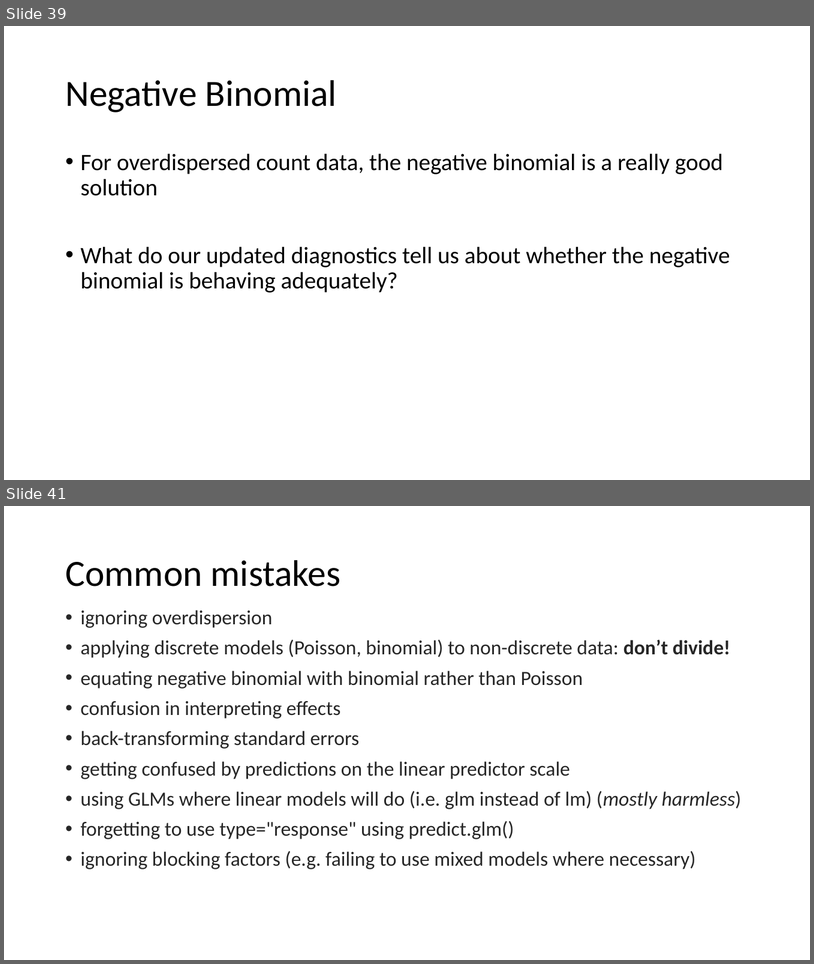
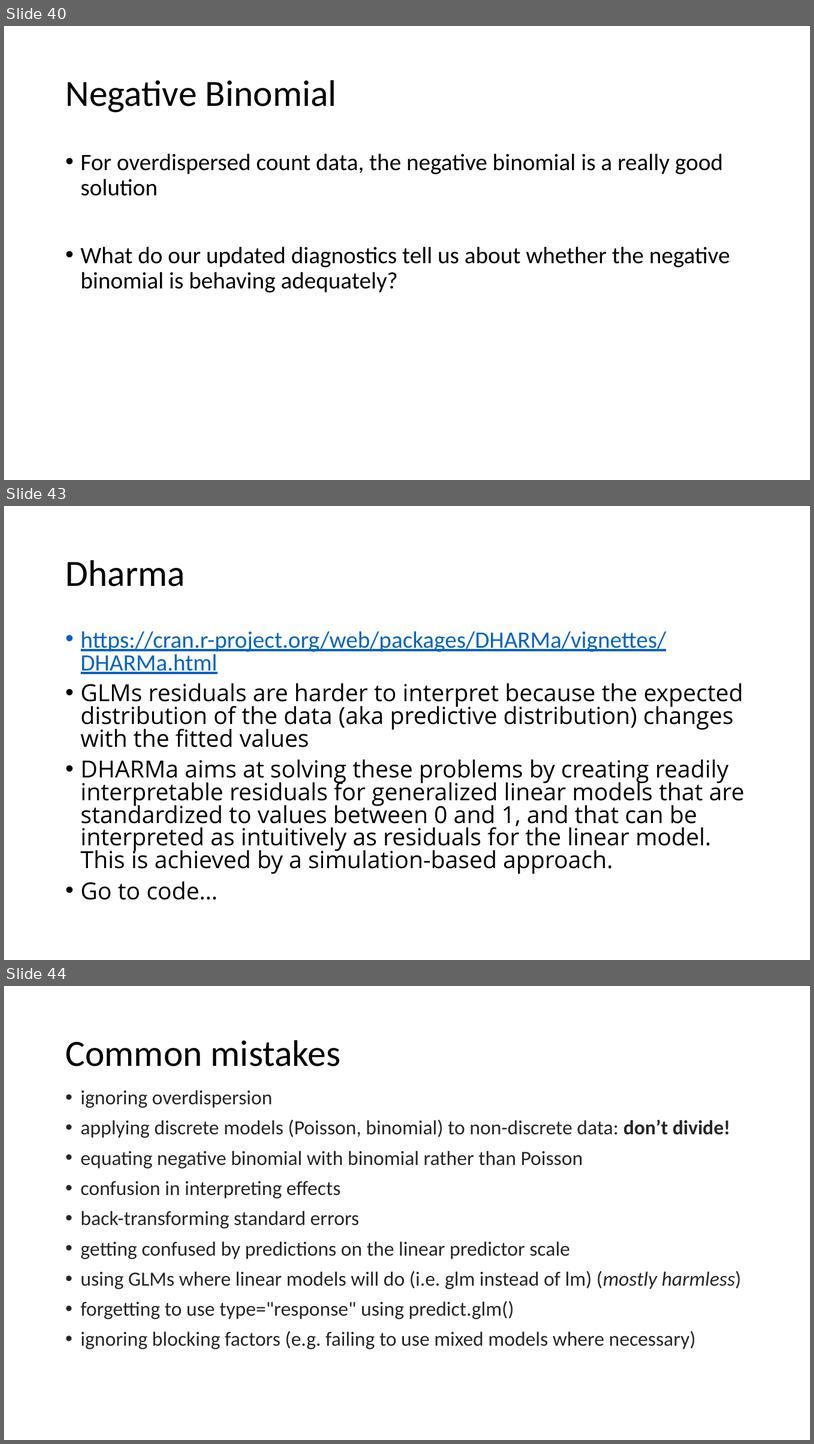
Before and after one commit to VTQuantMethodsEEB/klangwig, a slide deck: lectures/week_10_glms/le10_glms.pptx. Shown one above the other, each under a label of ours: slides 39 and 41 before the commit, slides 40, 43 and 44 after it; the slides between them are not shown. The pictures are 814x964 and 814x1444 pixels, drawn with LibreOffice and Linux fonts; fonts in the diff are those of the drawing. Boxes give left, top, right and bottom in pixels: in the first picture for what was removed or moved away, otherwise in the second. Text is boxed around its words. In the diff, an @@ line names an element or a change of style, - is before the commit and + after.

```diff
--- a/lectures/week_10_glms/le10_glms.pptx
+++ b/lectures/week_10_glms/le10_glms.pptx
@@ slide 43 added at [4,506,810,960], background #FFFFFF @@
@@ title added at [65,560,185,586], 44 pt, text #000000 @@
+Dharma
@@ text added at [81,631,745,900], 28 pt, text #000000 @@
+• https://cran.r-project.org/web/packages/DHARMa/vignettes/DHARMa.html
+• GLMs residuals are harder to interpret because the expected distribution of the data (aka predictive distribution) changes with the fitted values
+• DHARMa aims at solving these problems by creating readily interpretable residuals for generalized linear models that are standardized to values between 0 and 1, and that can be interpreted as intuitively as residuals for the linear model. This is achieved by a simulation-based approach.
+• Go to code…
@@ what was slide 39 is now slide 40 @@
@@ what was slide 41 is now slide 44 @@
```
Also in this commit, not shown: 6 slides changed, 2 other slides added, 2 other files.
